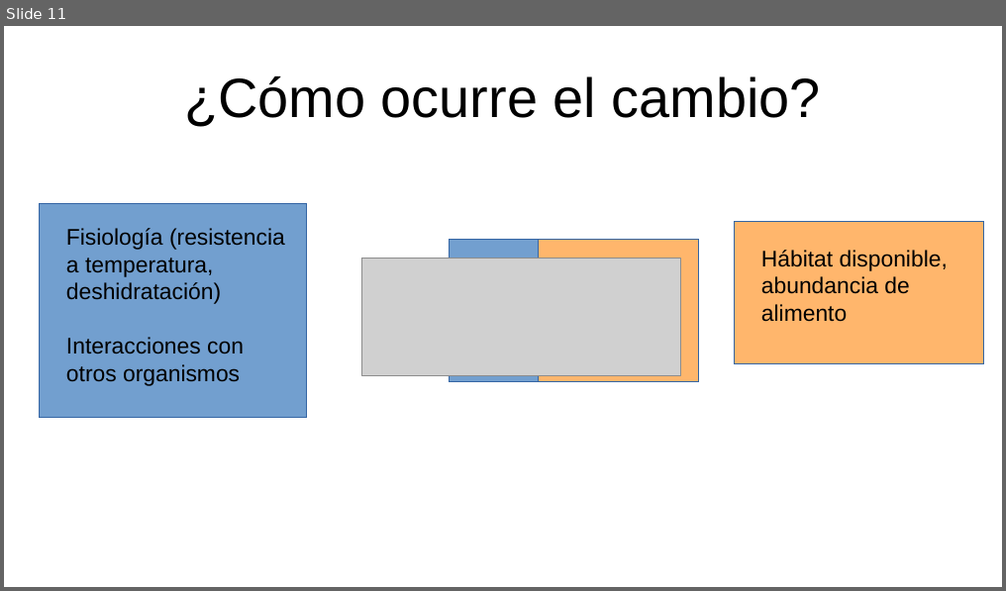
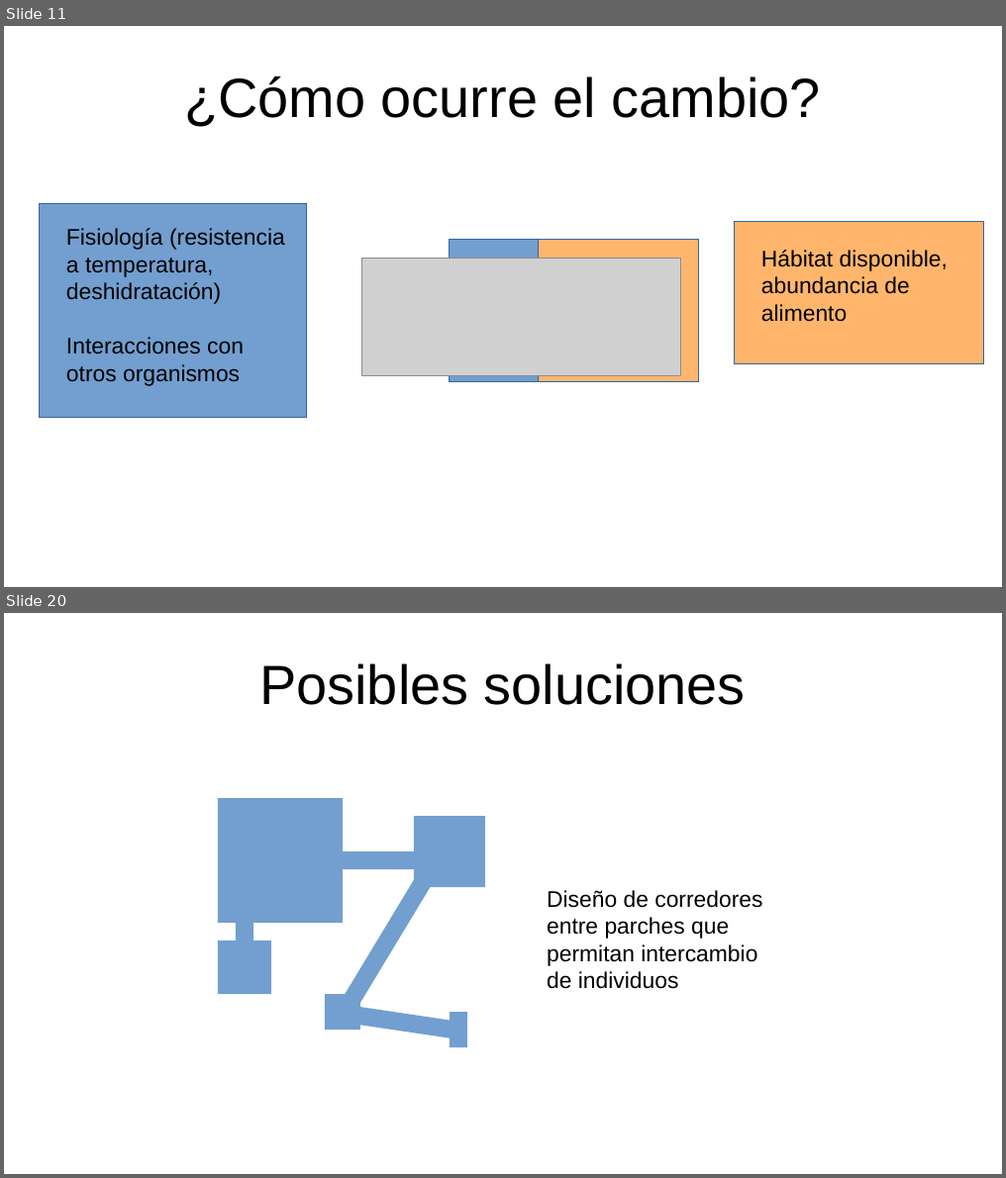
Before and after one commit to gerardommc/Ecologia-poblaciones, a slide deck: Unidad-5/Conservacion-meta.odp. Shown one above the other, each under a label of ours: slide 11 before the commit, slides 11 and 20 after it; the slides between them are not shown. The pictures are 1006x591 and 1006x1178 pixels, drawn with LibreOffice and Linux fonts; fonts in the diff are those of the drawing; grey boxes stand for pictures. Boxes give left, top, right and bottom in pixels: in the first picture for what was removed or moved away, otherwise in the second. Text is boxed around its words. In the diff, an @@ line names an element or a change of style, - is before the commit and + after.

```diff
--- a/Unidad-5/Conservacion-meta.odp
+++ b/Unidad-5/Conservacion-meta.odp
@@ slide 20 added at bbox=[4, 613, 1002, 1174], background #FFFFFF @@
@@ title added at bbox=[259, 663, 746, 705], 44 pt, text #000000 @@
+Posibles soluciones
@@ rectangle added at bbox=[218, 799, 343, 924], fill #729FCF @@
@@ rectangle added at bbox=[414, 816, 486, 887], fill #729FCF @@
@@ rectangle added at bbox=[344, 844, 452, 1007], fill #729FCF @@
@@ rectangle added at bbox=[325, 852, 432, 870], fill #729FCF @@
@@ rectangle added at bbox=[236, 902, 253, 973], fill #729FCF @@
@@ text added at bbox=[547, 890, 762, 989], 18 pt, text #000000 @@
+Diseño de corredores entre parches que permitan intercambio de individuos
@@ rectangle added at bbox=[218, 941, 271, 994], fill #729FCF @@
@@ rectangle added at bbox=[325, 994, 359, 1030], fill #729FCF @@
@@ rectangle added at bbox=[338, 1004, 467, 1041], fill #729FCF @@
@@ rectangle added at bbox=[450, 1012, 467, 1048], fill #729FCF @@
```
Also in this commit, not shown: 14 other slides added, 1 slide removed, 11 other files.
